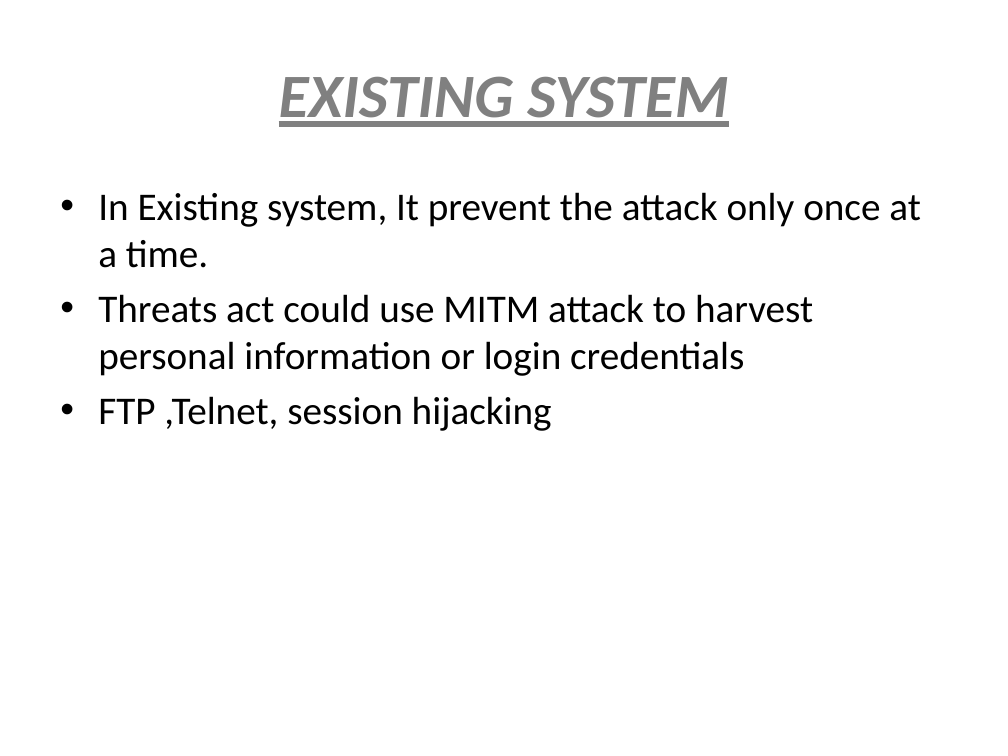
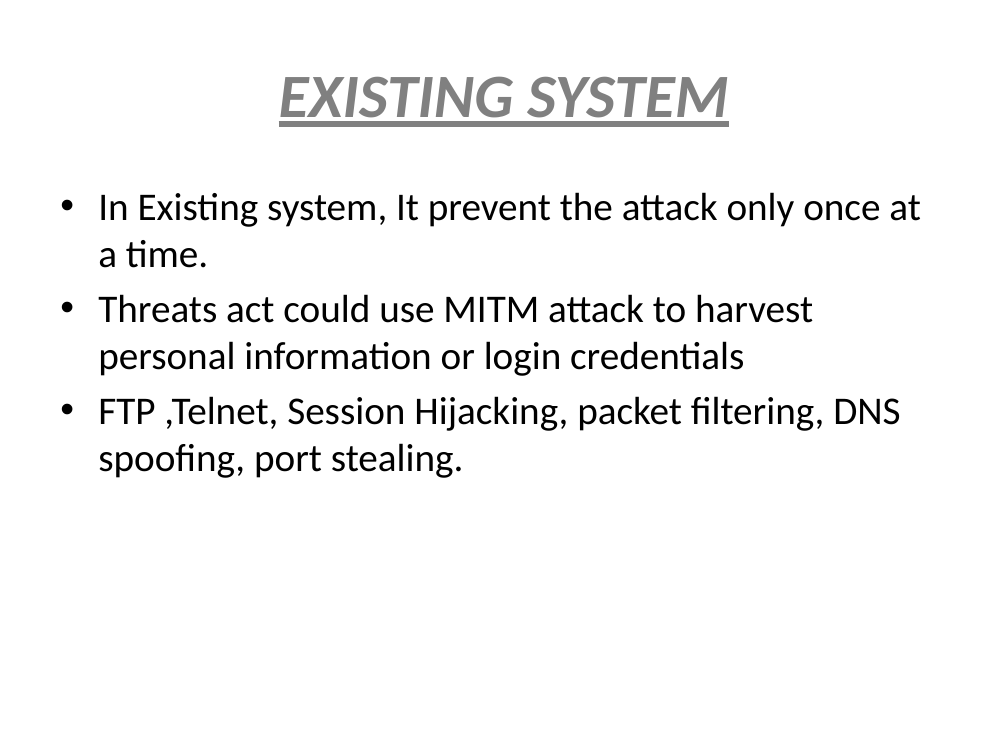
Before and after one commit to Musthafa2001/project-ppt, a slide deck: slide 4 of Dhatshana-batch.pptx. Drawn at 1008x756 pixels with LibreOffice and Linux fonts; fonts in the diff are those of the drawing. Boxes give left, top, right and bottom in pixels: in the first picture for what was removed or moved away, otherwise in the second. Text is boxed around its words. In the diff, an @@ line names an element or a change of style, - is before the commit and + after.

```diff
--- a/Dhatshana-batch.pptx
+++ b/Dhatshana-batch.pptx
@@ text at (98,396,900,478): text changed @@
-• FTP ,Telnet, session hijacking
+• FTP ,Telnet, Session Hijacking, packet filtering, DNS spoofing, port stealing.
```
Also in this commit, not shown: 4 other slides changed.
